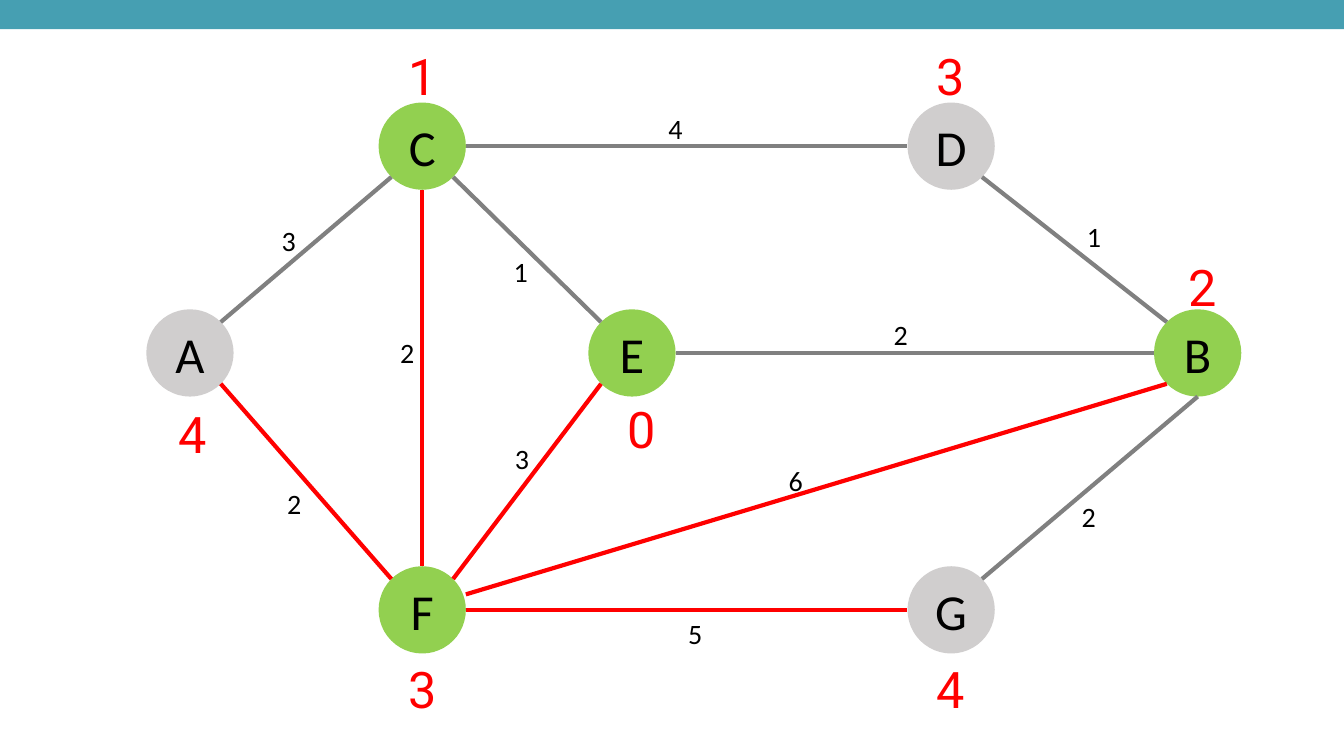
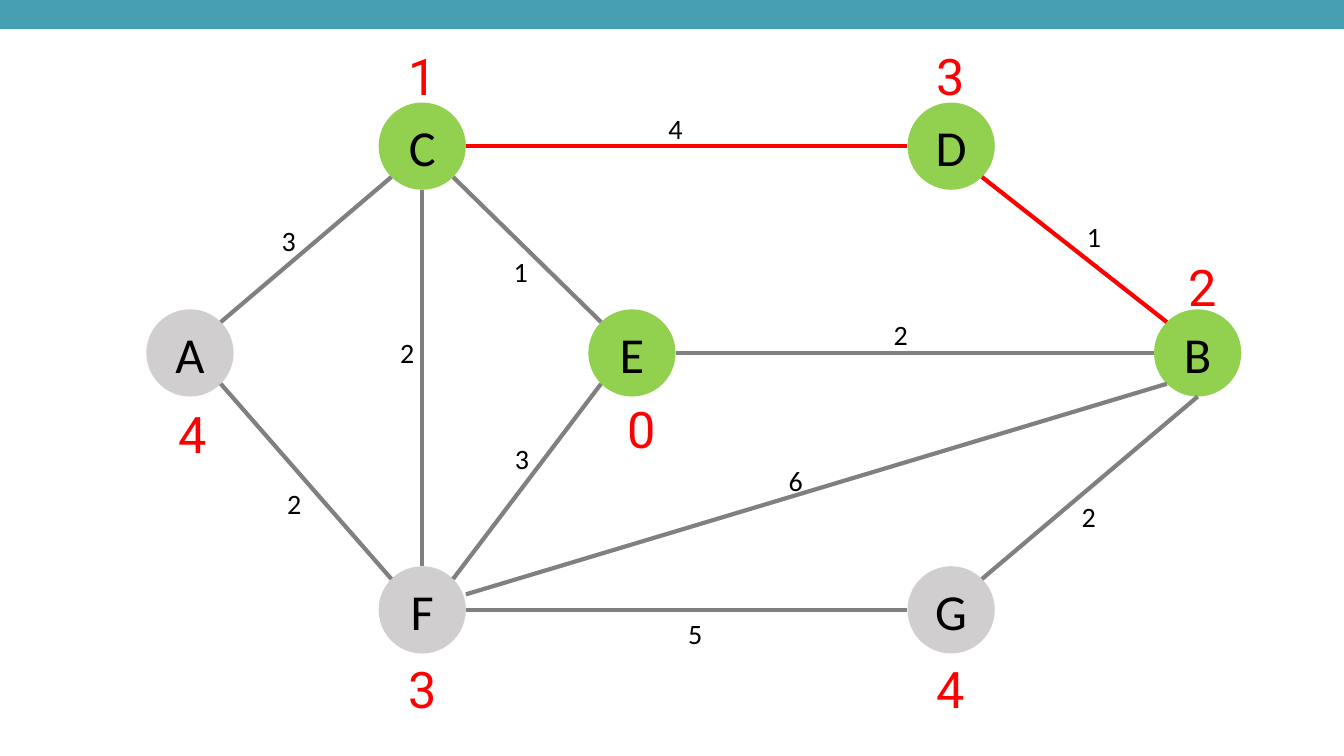
Before and after one commit to AlgoLive/AlgoLive_2022, a slide deck: slide 36 of 7th study/AlgoLive 7nd Dijkstra.pptx. Drawn at 1344x756 pixels with LibreOffice and Linux fonts; fonts in the diff are those of the drawing. Boxes give left, top, right and bottom in pixels: in the first picture for what was removed or moved away, otherwise in the second. Text is boxed around its words. In the diff, an @@ line names an element or a change of style, - is before the commit and + after.

```diff
--- a/7th study/AlgoLive 7nd Dijkstra.pptx
+++ b/7th study/AlgoLive 7nd Dijkstra.pptx
@@ ellipse "D" at box(907, 103, 995, 191): fill #D0CECE to #92D050 @@
@@ line (466, 146) - (907, 146): stroke #808080 3 pt to #FF0000 3 pt @@
@@ line (982, 177) - (1168, 323): stroke #808080 3 pt to #FF0000 3 pt @@
@@ line (422, 190) - (422, 567): stroke #FF0000 3 pt to #808080 3 pt @@
@@ line (221, 384) - (391, 579): stroke #FF0000 3 pt to #808080 3 pt @@
@@ line (601, 384) - (454, 579): stroke #FF0000 3 pt to #808080 3 pt @@
@@ line (1168, 384) - (466, 595): stroke #FF0000 3 pt to #808080 3 pt @@
@@ ellipse "F" at box(379, 567, 467, 654): fill #92D050 to #D0CECE @@
@@ line (466, 610) - (907, 610): stroke #FF0000 3 pt to #808080 3 pt @@
```
Also in this commit, not shown: 3 other slides changed, 13 slides added, 7 other files.
